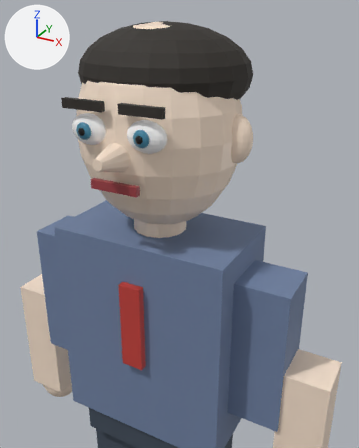
The glTF model game/assets/models/generated_humanoids/team_leader_00.glb as it was, and as the next commit left it.
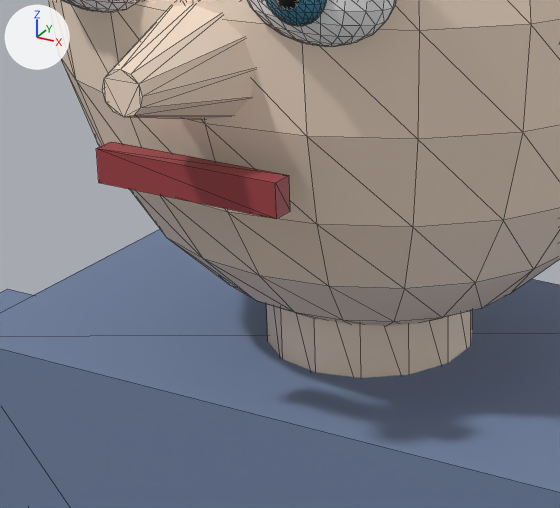
There are two pictures of each version: one from a 50 mm camera at (0.72, -1.189, 3.008) aimed at (0.161, -0.174, 2.5), one close up on the part from 18% to 58% of the width and 32% to 61% of the height. Every picture has the same lights, and +X, +Y and +Z are marked at upper left. The older version's two pictures come first. The close-ups show mesh edges as thin lines. Vertices at exactly the same position are counted once.

Script lines for the objects in view, before the commit:
```python
mat_mouth = principled_material('Mouth')
mat_mouth.base_color = (0.35, 0.05, 0.06)  # red #a03f45
me_cube_015 = bpy.data.meshes.new('Cube.015')
me_cube_015.from_pydata(...)  # a box spanning x -0.07..0.07, y -0.228..-0.212, z 1.673..1.697
me_cube_015.materials.append(mat_mouth)  # red #a03f45
me_sphere_002 = bpy.data.meshes.new('Sphere.002')
me_sphere_002.from_pydata(...)  # a UV sphere (20 segments, 12 rings, poles along z) spanning x -0.24..0.24, y -0.21..0.21, z 1.51..2.07
me_sphere_002.materials.append(mat_skin)  # beige #fae5d0
me_sphere_008 = bpy.data.meshes.new('Sphere.008')
me_sphere_008.from_pydata(...)  # a UV sphere (20 segments, 12 rings, poles along z) spanning x -0.14..-0.03, y -0.222..-0.172, z 1.78..1.86
me_sphere_008.materials.append(mat_eyewhite)  # white #fdfdfd
ob_eye_r = bpy.data.objects.new('Eye.R', me_sphere_008)
ob_eye_r.location = (0.0, 0.0, 0.9)
ob_head = bpy.data.objects.new('Head', me_sphere_002)
ob_head.location = (0.0, 0.0, 0.9)
ob_mouth = bpy.data.objects.new('Mouth', me_cube_015)
ob_mouth.location = (0.0, 0.0, 0.9)
# also in view: 'Nose' at (0.0, -0.235, 2.66); 'Eye.L' at (0.085, -0.197, 2.72); 'Iris.L' at (0.085, -0.222, 2.72); 'Torso' at (0.0, 0.0, 2.05); 'Neck' at (0.0, 0.0, 2.43)
```
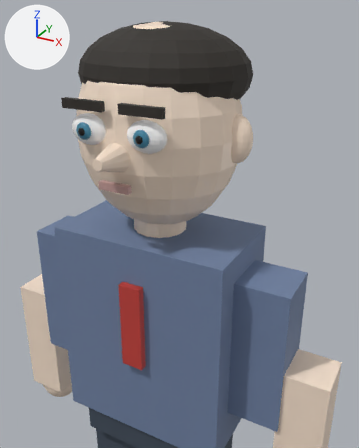
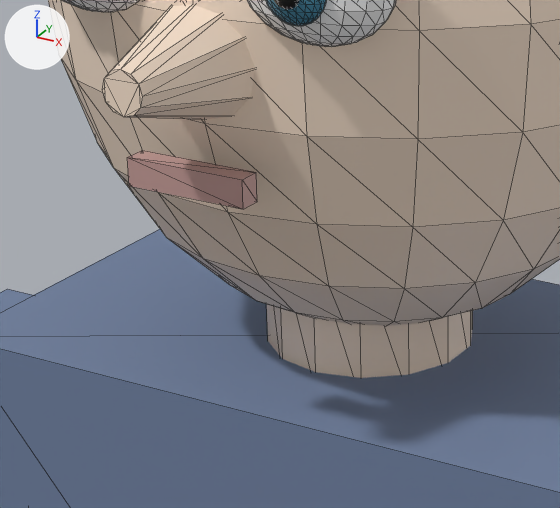
Location of each change, [x1, y1, x2, y2] in pixels of the close-ups (560 x 508 px):
'Mouth', recoloured, rescaled (lighter, 33% narrower, 23% shorter): before [96, 142, 290, 219]; after [127, 150, 257, 209]

The change in detail:
Material 'Mouth' (mat_mouth) changes colour from red #a03f45 to pink #c49b97; in linear values from (0.35, 0.05, 0.06) to (0.55, 0.33, 0.31).
me_cube_015 is used by ob_mouth; location (0.0, 0.0, 0.9).
me_cube_015 had 8 vertices, 12 faces and spanned x -0.07..0.07, y -0.228..-0.212, z 1.673..1.697.
me_cube_015 now has 8 vertices, 12 faces and spans x -0.045..0.045, y -0.228..-0.212, z 1.675..1.695.
me_cube_015 part 1: the whole mesh is scaled about its middle by (0.643, 1, 0.833).
